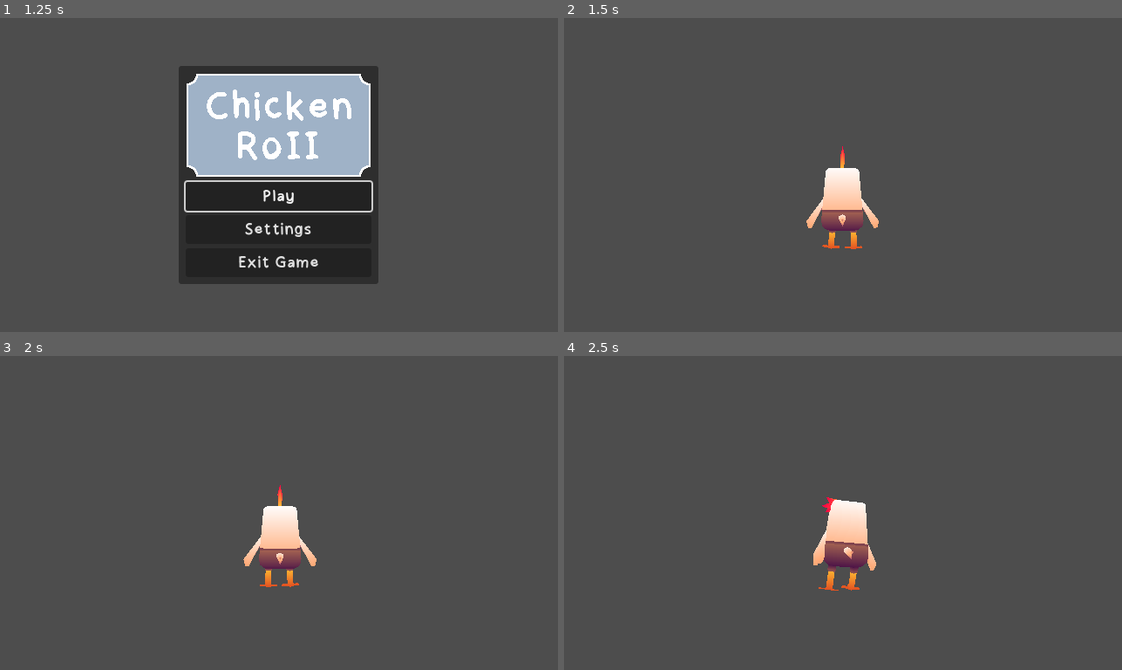
Above: before the commit, frames 1-4 (two rows, left to right).
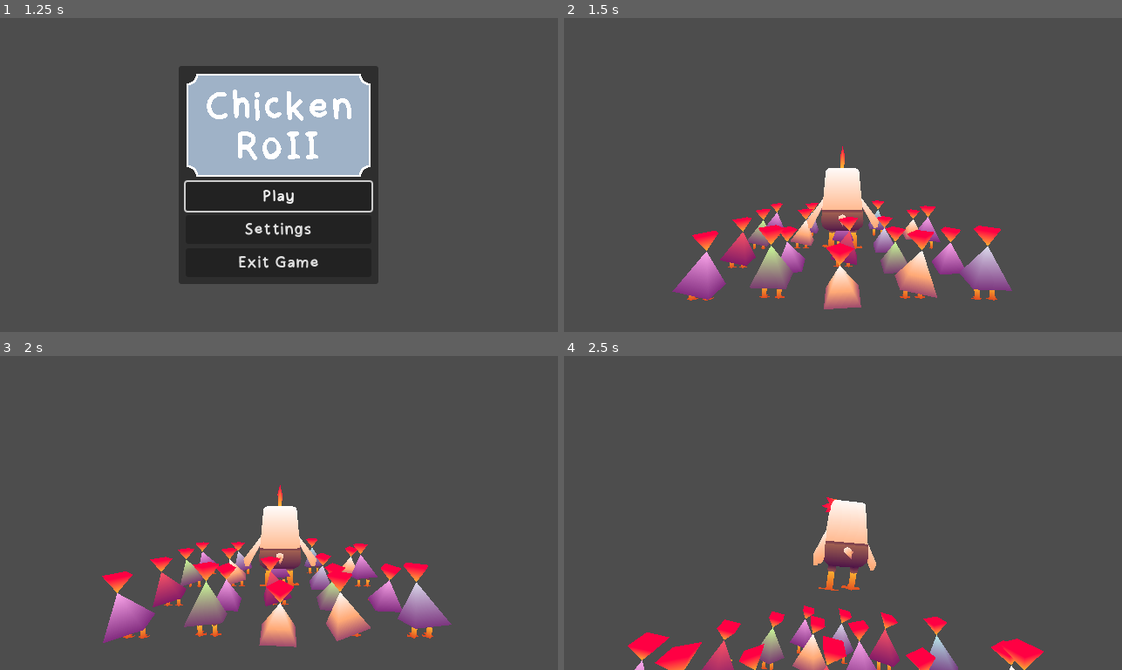
Above: after the commit, the same moments.

Repository: Cucumber-Maki/UoP-2025
Game: Godot game, scene res://scenes/splashScreen/splashScreen.tscn
Same seed, same stepped clock (60 frames per second), same inputs: the game is played once before the commit and once after it.
Inputs (mouse positions are in pixels of both pictures, inside the frame that each line leads up to):
- Up to frame 1 (1.25 s): tap Enter at 0.5 s; move the mouse to (401, 159) at 0.52 s; hold D (player_move_right) from 0.53 s (still down); tap Space (player_move_jump) at 0.77 s
- Up to frame 2 (1.5 s): release D (player_move_right) at 1.25 s; click "Play" at 1.25 s
- Up to frame 3 (2 s): no input
- Up to frame 4 (2.5 s): move the mouse to (815, 513) at 2.02 s; hold W (player_move_forward) from 2.03 s (still down); tap Space (player_move_jump) at 2.27 s

Frame 1 is identical in both runs. In frame 2, 7.6% of the frame differs, in the area x 19-81%, y 58-93%; in frame 3, 7.8%, in the area x 18-81%, y 58-93%; in frame 4, 5.1%.

Commit message:
feat: Experimental chicken in level.

Diff:
--- a/scenes/game/game.tscn
+++ b/scenes/game/game.tscn
@@ -1,8 +1,10 @@
-[gd_scene load_steps=5 format=3 uid="uid://cea0kc0y5xkmo"]
+[gd_scene load_steps=7 format=3 uid="uid://cea0kc0y5xkmo"]
 
 [ext_resource type="PackedScene" uid="uid://gqj1i4gumrvl" path="res://assets/menus/gameMenu/gameMenu.tscn" id="1_sul5r"]
 [ext_resource type="PackedScene" uid="uid://bi8nlpd0um1b8" path="res://assets/jam/autoRestart/autoRestart.tscn" id="2_7h61r"]
 [ext_resource type="PackedScene" uid="uid://cc1wxbqo1hw6e" path="res://prefabs/entities/player.tscn" id="3_0sr1o"]
+[ext_resource type="PackedScene" uid="uid://12jm0yci4dq2" path="res://assets/misc/chickkinPath/chickkinPath.tscn" id="3_lfrn8"]
+[ext_resource type="PackedScene" uid="uid://lyhtk1heeyd5" path="res://prefabs/entities/chickkin.tscn" id="4_kelw5"]
 
 [sub_resource type="BoxShape3D" id="BoxShape3D_0sr1o"]
 size = Vector3(10, 2, 10)
@@ -14,6 +16,8 @@
 [node name="GameMenu" parent="CanvasLayer" instance=ExtResource("1_sul5r")]
 
 [node name="AutoRestart" parent="CanvasLayer" instance=ExtResource("2_7h61r")]
+
+[node name="ChickkinPath" parent="." instance=ExtResource("3_lfrn8")]
 
 [node name="Player" parent="." instance=ExtResource("3_0sr1o")]
 m_ability_rollUnlocked = true
@@ -35,3 +39,82 @@
 [node name="CollisionShape3D4" type="CollisionShape3D" parent="StaticBody3D"]
 transform = Transform3D(1, 0, 0, 0, 1, 0, 0, 0, 1, 10, 6, 0)
 shape = SubResource("BoxShape3D_0sr1o")
+
+[node name="Chickkin" parent="." instance=ExtResource("4_kelw5")]
+transform = Transform3D(1, 0, 0, 0, 1, 0, 0, 0, 1, 0, 0, 1)
+m_claimed = true
+
+[node name="Chickkin2" parent="." instance=ExtResource("4_kelw5")]
+transform = Transform3D(1, 0, 0, 0, 1, 0, 0, 0, 1, -2, 0, 0.96041)
+m_claimed = true
+
+[node name="Chickkin3" parent="." instance=ExtResource("4_kelw5")]
+transform = Transform3D(1, 0, 0, 0, 1, 0, 0, 0, 1, 1, 0, 1)
+m_claimed = true
+
+[node name="Chickkin4" parent="." instance=ExtResource("4_kelw5")]
+transform = Transform3D(1, 0, 0, 0, 1, 0, 0, 0, 1, -1, 0, 1)
+m_claimed = true
+
+[node name="Chickkin5" parent="." instance=ExtResource("4_kelw5")]
+transform = Transform3D(1, 0, 0, 0, 1, 0, 0, 0, 1, 2, 0, 0.96041)
+m_claimed = true
+
+[node name="Chickkin6" parent="." instance=ExtResource("4_kelw5")]
+m_claimed = true
+
+[node name="Chickkin7" parent="." instance=ExtResource("4_kelw5")]
+transform = Transform3D(1, 0, 0, 0, 1, 0, 0, 0, 1, -2, 0, -0.0395901)
+m_claimed = true
+
+[node name="Chickkin8" parent="." instance=ExtResource("4_kelw5")]
+transform = Transform3D(1, 0, 0, 0, 1, 0, 0, 0, 1, 1, 0, 0)
+m_claimed = true
+
+[node name="Chickkin9" parent="." instance=ExtResource("4_kelw5")]
+transform = Transform3D(1, 0, 0, 0, 1, 0, 0, 0, 1, -1, 0, 0)
+m_claimed = true
+
+[node name="Chickkin10" parent="." instance=ExtResource("4_kelw5")]
+transform = Transform3D(1, 0, 0, 0, 1, 0, 0, 0, 1, 2, 0, -0.0395901)
+m_claimed = true
+
+[node name="Chickkin11" parent="." instance=ExtResource("4_kelw5")]
+transform = Transform3D(1, 0, 0, 0, 1, 0, 0, 0, 1, 0, 0, -1)
+m_claimed = true
+
+[node name="Chickkin12" parent="." instance=ExtResource("4_kelw5")]
+transform = Transform3D(1, 0, 0, 0, 1, 0, 0, 0, 1, -2, 0, -1.03959)
+m_claimed = true
+
+[node name="Chickkin13" parent="." instance=ExtResource("4_kelw5")]
+transform = Transform3D(1, 0, 0, 0, 1, 0, 0, 0, 1, 1, 0, -1)
+m_claimed = true
+
+[node name="Chickkin14" parent="." instance=ExtResource("4_kelw5")]
+transform = Transform3D(1, 0, 0, 0, 1, 0, 0, 0, 1, -1, 0, -1)
+m_claimed = true
+
+[node name="Chickkin15" parent="." instance=ExtResource("4_kelw5")]
+transform = Transform3D(1, 0, 0, 0, 1, 0, 0, 0, 1, 2, 0, -1.03959)
+m_claimed = true
+
+[node name="Chickkin16" parent="." instance=ExtResource("4_kelw5")]
+transform = Transform3D(1, 0, 0, 0, 1, 0, 0, 0, 1, 0.0100956, 0.0101995, -2.01024)
+m_claimed = true
+
+[node name="Chickkin17" parent="." instance=ExtResource("4_kelw5")]
+transform = Transform3D(1, 0, 0, 0, 1, 0, 0, 0, 1, -1.9899, 0.0101995, -2.04983)
+m_claimed = true
+
+[node name="Chickkin18" parent="." instance=ExtResource("4_kelw5")]
+transform = Transform3D(1, 0, 0, 0, 1, 0, 0, 0, 1, 1.0101, 0.0101995, -2.01024)
+m_claimed = true
+
+[node name="Chickkin19" parent="." instance=ExtResource("4_kelw5")]
+transform = Transform3D(1, 0, 0, 0, 1, 0, 0, 0, 1, -0.989904, 0.0101995, -2.01024)
+m_claimed = true
+
+[node name="Chickkin20" parent="." instance=ExtResource("4_kelw5")]
+transform = Transform3D(1, 0, 0, 0, 1, 0, 0, 0, 1, 2.0101, 0.0101995, -2.04983)
+m_claimed = true
